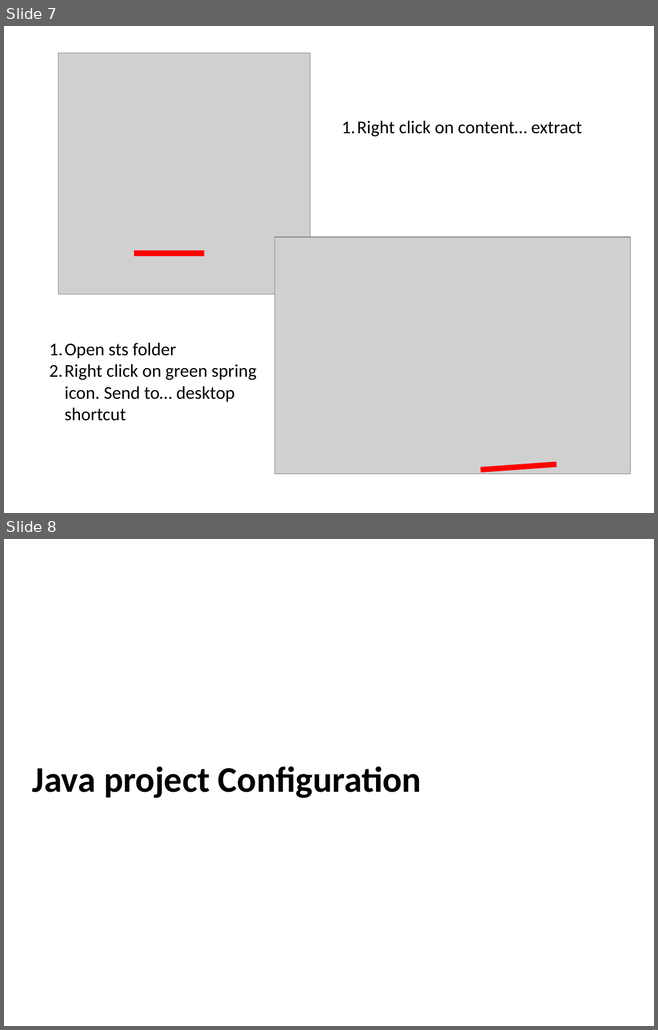
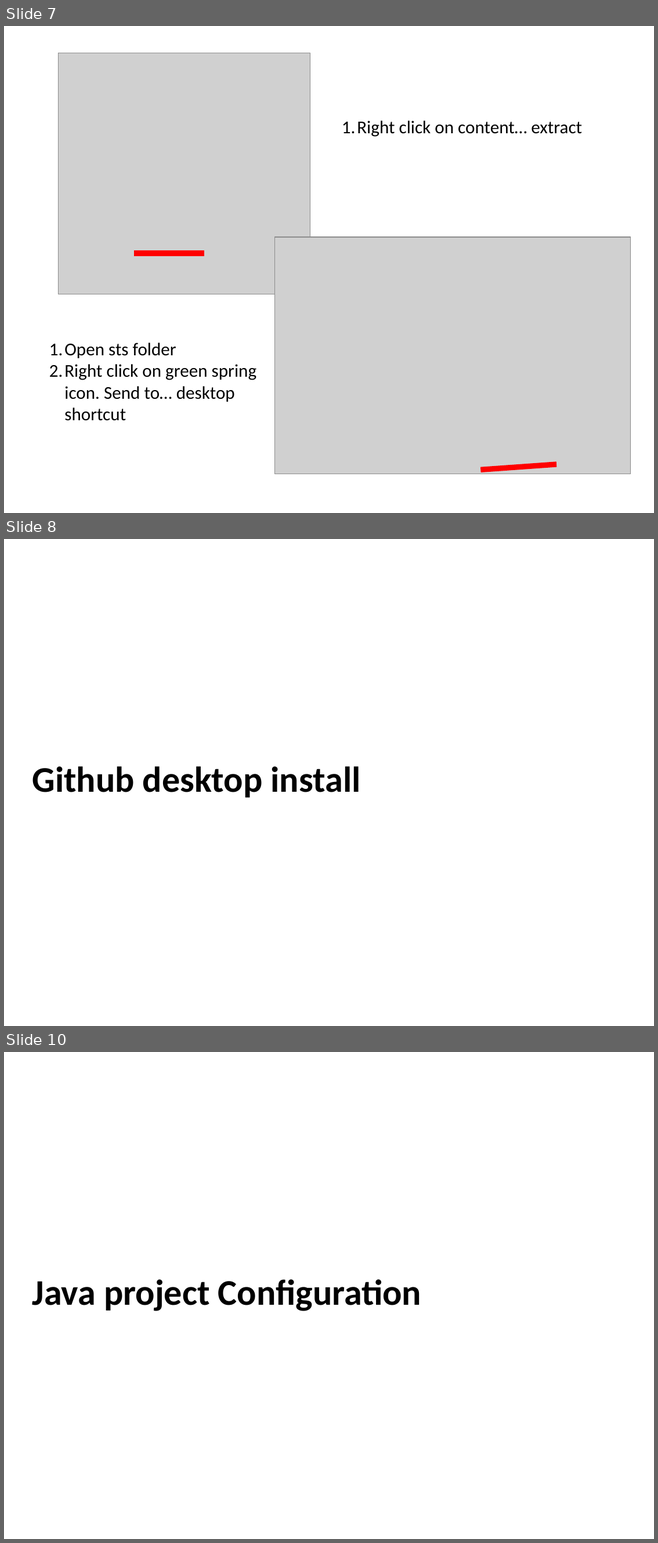
Before and after one commit to thinkcodegravity/dec24java, a slide deck: documents/java-setup.pptx. Shown one above the other, each under a label of ours: slides 7 and 8 before the commit, slides 7, 8 and 10 after it; the slides between them are not shown. The pictures are 658x1030 and 658x1543 pixels, drawn with LibreOffice and Linux fonts; fonts in the diff are those of the drawing; grey boxes stand for pictures. Boxes give left, top, right and bottom in pixels: in the first picture for what was removed or moved away, otherwise in the second. Text is boxed around its words. In the diff, an @@ line names an element or a change of style, - is before the commit and + after.

```diff
--- a/documents/java-setup.pptx
+++ b/documents/java-setup.pptx
@@ slide 8 added at (4,539,654,1026), background #FFFFFF @@
@@ text added at (32,766,361,798), 40 pt, text #000000, bold @@
+Github desktop install
@@ what was slide 8 is now slide 10 @@
```
Also in this commit, not shown: 2 slides changed, 2 other slides added, 6 other files.
